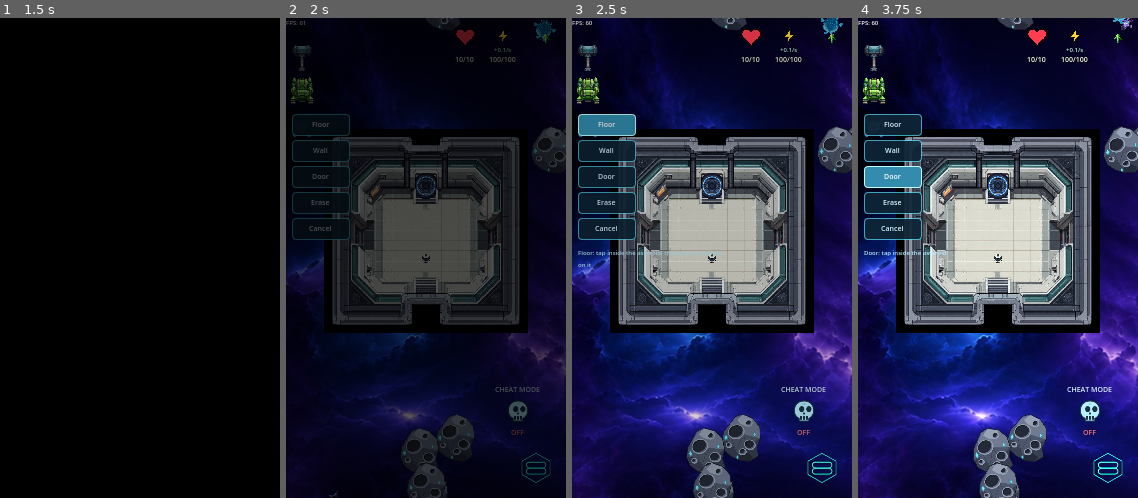
Above: before the commit, frames 1-4 (left to right).
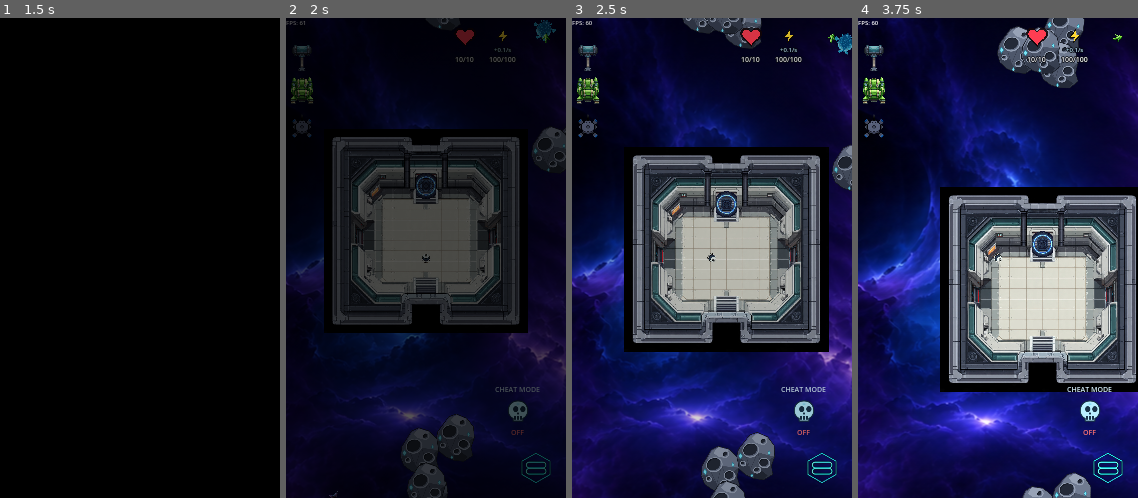
Above: after the commit, the same moments.

Repository: wildane/ShootingStar
Game: Godot game, scene res://scene/main_menu/main_menu.tscn
Same seed, same stepped clock (60 frames per second), same inputs: the game is played once before the commit and once after it.
Inputs (mouse positions are in pixels of both pictures, inside the frame that each line leads up to):
- Up to frame 1 (1.5 s): click "New Game" at 0.5 s; click "New Game" at 1.25 s
- Up to frame 2 (2 s): no input
- Up to frame 3 (2.5 s): click (605, 123) at 2 s, where only the run before the commit has a clickable "Floor"
- Up to frame 4 (3.75 s): click (891, 152) at 2.75 s, where only the run before the commit has a clickable "Wall"; click (891, 176) at 3.5 s, where only the run before the commit has a clickable "Door"

Frame 1 is identical in both runs. In frame 2, 1.1% of the frame differs, in the area x 2-23%, y 20-47%; in frame 3, 38%; in frame 4, 57%, in the area x 0-100%, y 0-100%.
Error after the commit: Parse Error: Cannot infer the type of "jiran" variable because the value doesn't have a set type. (res://scene/level_3/build_system/BuildGrid.gd:367)

Commit message:
Tambah kos besi dan bina/nyahbina tile berasaskan jarak pemain
Setiap wall/floor/door perlu 1 Basic Iron. Letak jadi rancangan hijau, bina satu demi satu bila pemain dekat dan tolak besi bila mula bina. Padam ditanda merah, nyahbina bila pemain dekat dan pulangkan 1 besi.

Diff:
--- a/scene/level_3/build_system/BuildGrid.gd
+++ b/scene/level_3/build_system/BuildGrid.gd
@@ -28,6 +28,16 @@
 const LAYER_ZON_BINA: int = 4
 const JARAK_BUKA_PINTU: float = 22.0
 
+# Pembinaan / nyahbina: tile dirancang (hijau/merah) dahulu, kemudian dibina
+# atau dinyahbina apabila pemain cukup dekat. Setiap tile kos 1 Basic Iron.
+const JARAK_BINA: float = 28.0
+const MASA_BINA: float = 0.9
+const ID_BESI: String = "item_0001"
+const NAMA_BESI: String = "Basic Iron Ore"
+const IKON_BESI: String = "res://scene/Item/0001BasicIronOre/Image_959.png"
+const LALUAN_BESI: String = "res://scene/Item/0001BasicIronOre/0001BasicIronOre.tscn"
+const KOS_BESI: int = 1
+
 # Aset tile: lantai, dinding dan pintu.
 const TEKSTUR_LANTAI: Texture2D = preload("res://scene/level_3/build_system/tile_floor.png")
 const TEKSTUR_DINDING: Texture2D = preload("res://scene/level_3/build_system/tile_wall_atlas.png")
@@ -42,11 +52,17 @@
 # menggerakkan pemain.
 static var mod_aktif: bool = false
 
-var _tile: Dictionary = {}        # Vector2i -> jenis
+var _tile: Dictionary = {}        # Vector2i -> jenis (tile siap dibina)
 var _badan_pintu: Dictionary = {} # Vector2i -> StaticBody2D
 var _pintu_dekat: Dictionary = {} # Vector2i -> bool
 var _zon_lantai: Dictionary = {}  # Vector2i -> Area2D (zon bina perabot)
 var _paun_pintu: Dictionary = {}  # Vector2i -> PintuGrid (paun laluan robot)
+
+# Tile dirancang (belum dibina) dan tanda nyahbina (belum dibuang).
+var _rancang: Dictionary = {}     # Vector2i -> jenis
+var _bina_kemajuan: Dictionary = {} # Vector2i -> float 0..1 (sedang dibina)
+var _padam_tanda: Dictionary = {} # Vector2i -> true (ditanda untuk nyahbina)
+var _padam_kemajuan: Dictionary = {} # Vector2i -> float 0..1 (sedang nyahbina)
 
 var _mod: int = -1
 var _jari: int = -1
@@ -143,11 +159,9 @@
 	for i in range(_butang.size()):
 		_butang[i].set_pressed_no_signal(i == jenis)
 	if jenis == JENIS_ERASE:
-		_label_status.text = "Erase: tap a tile to remove it"
-	elif jenis == JENIS_LANTAI:
-		_label_status.text = "Floor: tap inside the asteroid, then place furniture on it"
+		_label_status.text = "Erase: tap a built tile to mark it. Go near to deconstruct and get 1 Iron back"
 	else:
-		_label_status.text = NAMA_JENIS[jenis] + ": tap inside the asteroid"
+		_label_status.text = NAMA_JENIS[jenis] + ": tap to plan (1 Iron). Go near to build"
 
 func _batal() -> void:
 	_mod = -1
@@ -218,32 +232,55 @@
 		return false
 
 	var jenis := _mod
-	_tile[g] = jenis
-	_bina_kolider(g, jenis)
-	_label_status.text = NAMA_JENIS[jenis] + " placed"
+	_rancang[g] = jenis
+	_bina_kemajuan.erase(g)
+	_label_status.text = NAMA_JENIS[jenis] + " planned (1 Iron)"
 	queue_redraw()
 	return true
 
 # Buang tile (dan kolidernya) dari grid. Boleh dipanggil terus untuk ujian.
 func padam(g: Vector2i) -> bool:
-	if not _tile.has(g):
-		_label_status.text = "Nothing to erase here"
-		return false
-	_buang_tile(g)
-	_label_status.text = "Tile erased"
-	queue_redraw()
-	return true
+	# Batal rancangan: jika pembinaan sudah bermula, pulangkan bahan.
+	if _rancang.has(g):
+		var sedang_bina := _bina_kemajuan.has(g)
+		_rancang.erase(g)
+		_bina_kemajuan.erase(g)
+		if sedang_bina:
+			_pulangkan_besi()
+			_label_status.text = "Plan cancelled (+1 Iron)"
+		else:
+			_label_status.text = "Plan cancelled"
+		queue_redraw()
+		return true
+	# Tanda tile siap untuk nyahbina.
+	if _tile.has(g):
+		if _padam_tanda.has(g):
+			_label_status.text = "Already marked for deconstruction"
+			return false
+		_padam_tanda[g] = true
+		_padam_kemajuan.erase(g)
+		_label_status.text = "Marked for deconstruction. Go near to recover 1 Iron"
+		queue_redraw()
+		return true
+	_label_status.text = "Nothing to erase here"
+	return false
 
 # Buang semua tile: dipakai sebelum memuat semula grid dari fail simpanan.
 func kosongkan() -> void:
-	for g in _tile.keys():
+	for g in _tile.keys().duplicate():
 		_buang_tile(g)
 	_tile.clear()
-	queue_redraw()
-
-# Buang satu tile sahaja (tanpa sentuh teks status).
+	_rancang.clear()
+	_bina_kemajuan.clear()
+	_padam_tanda.clear()
+	_padam_kemajuan.clear()
+	queue_redraw()
+
+# Buang satu tile siap sahaja (tanpa sentuh teks status).
 func _buang_tile(g: Vector2i) -> void:
 	_tile.erase(g)
+	_padam_tanda.erase(g)
+	_padam_kemajuan.erase(g)
 	var badan: StaticBody2D = _badan_pintu.get(g, null)
 	if badan == null:
 		badan = get_node_or_null("Grid_%d_%d" % [g.x, g.y]) as StaticBody2D
@@ -263,12 +300,24 @@
 # ==========================================
 # SIMPAN / MUAT TILE
 # ==========================================
-# Semua tile (lantai, dinding, pintu) disimpan sebagai senarai koordinat grid.
+# Semua tile siap dan rancangan disimpan sebagai senarai koordinat grid.
 func dapatkan_data_save() -> Dictionary:
 	var senarai: Array = []
 	for g in _tile:
 		senarai.append({"x": g.x, "y": g.y, "jenis": int(_tile[g])})
-	return {"tiles": senarai}
+	var senarai_rancang: Array = []
+	for g in _rancang:
+		var entri: Dictionary = {"x": g.x, "y": g.y, "jenis": int(_rancang[g])}
+		if _bina_kemajuan.has(g):
+			entri["kemajuan"] = float(_bina_kemajuan[g])
+		senarai_rancang.append(entri)
+	var senarai_padam: Array = []
+	for g in _padam_tanda:
+		var entri_padam: Dictionary = {"x": g.x, "y": g.y}
+		if _padam_kemajuan.has(g):
+			entri_padam["kemajuan"] = float(_padam_kemajuan[g])
+		senarai_padam.append(entri_padam)
+	return {"tiles": senarai, "rancang": senarai_rancang, "padam_tanda": senarai_padam}
 
 # Bina semula tile dari fail simpanan. Grid dikosongkan dahulu supaya tiada
 # tile berganda kalau fungsi ini dipanggil dua kali.
@@ -284,17 +333,39 @@
 		var g := Vector2i(int(item.get("x", 0)), int(item.get("y", 0)))
 		_tile[g] = jenis
 		_bina_kolider(g, jenis)
+	# Pulihkan tanda nyahbina (hanya untuk tile siap yang wujud).
+	for item in data.get("padam_tanda", []):
+		if typeof(item) != TYPE_DICTIONARY:
+			continue
+		var g := Vector2i(int(item.get("x", 0)), int(item.get("y", 0)))
+		if _tile.has(g):
+			_padam_tanda[g] = true
+			if item.has("kemajuan"):
+				_padam_kemajuan[g] = clampf(float(item.get("kemajuan", 0.0)), 0.0, 0.99)
+	# Pulihkan rancangan (hanya sel kosong di atas asteroid).
+	for item in data.get("rancang", []):
+		if typeof(item) != TYPE_DICTIONARY:
+			continue
+		var jenis := int(item.get("jenis", JENIS_LANTAI))
+		if jenis < JENIS_LANTAI or jenis > JENIS_PINTU:
+			continue
+		var g := Vector2i(int(item.get("x", 0)), int(item.get("y", 0)))
+		if not _tile.has(g) and not _rancang.has(g):
+			_rancang[g] = jenis
+			if item.has("kemajuan"):
+				_bina_kemajuan[g] = clampf(float(item.get("kemajuan", 0.0)), 0.0, 0.99)
 	queue_redraw()
 
 func boleh_bina(g: Vector2i) -> bool:
-	if _tile.has(g):
+	if _tile.has(g) or _rancang.has(g):
 		return false
 	if not _atas_asteroid(_tengah_sel(g)):
 		return false
-	if _tile.is_empty():
+	if _tile.is_empty() and _rancang.is_empty():
 		return true
 	for arah in [Vector2i(0, -1), Vector2i(0, 1), Vector2i(-1, 0), Vector2i(1, 0)]:
-		if _tile.has(g + arah):
+		var jiran := g + arah
+		if _tile.has(jiran) or _rancang.has(jiran):
 			return true
 	return false
 
@@ -369,17 +440,158 @@
 	add_child(zon)
 	_zon_lantai[g] = zon
 
+# ==========================================
+# PEMBINAAN / NYAHBINA BERASASKAN JARAK
+# ==========================================
+func _ada_besi() -> bool:
+	var inv = get_node_or_null("/root/InventoryManager")
+	return inv != null and inv.bilangan_item(ID_BESI) >= KOS_BESI
+
+func _tolak_besi() -> bool:
+	var inv = get_node_or_null("/root/InventoryManager")
+	return inv != null and inv.tolak_item(ID_BESI, KOS_BESI)
+
+func _pulangkan_besi() -> void:
+	var inv = get_node_or_null("/root/InventoryManager")
+	if inv == null:
+		return
+	var ikon_tex: Texture2D = null
+	if ResourceLoader.exists(IKON_BESI):
+		ikon_tex = load(IKON_BESI)
+	inv.tambah_item({
+		"id": ID_BESI,
+		"nama": NAMA_BESI,
+		"ikon": ikon_tex,
+		"scene_path": LALUAN_BESI,
+	})
+
+func _pemain_dekat(g: Vector2i, pos_pemain: Vector2) -> bool:
+	return pos_pemain.x < INF \
+		and pos_pemain.distance_to(to_global(_tengah_sel(g))) <= JARAK_BINA
+
+func _kemas_kini_pembinaan(delta: float, pos_pemain: Vector2) -> void:
+	if _rancang.is_empty():
+		return
+	# Bina satu demi satu: jika ada binaan bermula, hanya sambung bila pemain dekat.
+	var ada_bermula := not _bina_kemajuan.is_empty()
+	var sasaran: Vector2i = Vector2i.ZERO
+	var ada_sasaran := false
+	var jarak_terbaik := INF
+	var sudah_bermula := false
+
+	for g in _rancang.keys():
+		var bermula := _bina_kemajuan.has(g)
+		if ada_bermula and not bermula:
+			continue
+		if not _pemain_dekat(g, pos_pemain):
+			continue
+		if bermula:
+			sasaran = g
+			ada_sasaran = true
+			sudah_bermula = true
+			break
+		var jarak := pos_pemain.distance_to(to_global(_tengah_sel(g)))
+		if jarak < jarak_terbaik:
+			jarak_terbaik = jarak
+			sasaran = g
+			ada_sasaran = true
+
+	if not ada_sasaran:
+		# Tiada yang dalam jarak / binaan bermula sedang menunggu pemain kembali.
+		return
+
+	# Mula binaan: tolak bahan sekarang.
+	if not sudah_bermula:
+		if not _ada_besi():
+			_label_status.text = "Need 1 Basic Iron to build " + NAMA_JENIS[int(_rancang[sasaran])]
+			return
+		if not _tolak_besi():
+			return
+		_bina_kemajuan[sasaran] = 0.0
+		_label_status.text = "Constructing " + NAMA_JENIS[int(_rancang[sasaran])] + "..."
+
+	_bina_kemajuan[sasaran] = float(_bina_kemajuan.get(sasaran, 0.0)) + delta / MASA_BINA
+	queue_redraw()
+	if float(_bina_kemajuan[sasaran]) < 1.0:
+		return
+
+	# Siap dibina: jadikan tile sebenar.
+	var jenis := int(_rancang[sasaran])
+	_rancang.erase(sasaran)
+	_bina_kemajuan.erase(sasaran)
+	_tile[sasaran] = jenis
+	_bina_kolider(sasaran, jenis)
+	_label_status.text = NAMA_JENIS[jenis] + " built"
+	queue_redraw()
+
+func _kemas_kini_nyahbina(delta: float, pos_pemain: Vector2) -> void:
+	if _padam_tanda.is_empty():
+		return
+	var ada_bermula := not _padam_kemajuan.is_empty()
+	var sasaran: Vector2i = Vector2i.ZERO
+	var ada_sasaran := false
+	var jarak_terbaik := INF
+	var sudah_bermula := false
+
+	for g in _padam_tanda.keys().duplicate():
+		if not _tile.has(g):
+			_padam_tanda.erase(g)
+			_padam_kemajuan.erase(g)
+			continue
+		var bermula := _padam_kemajuan.has(g)
+		if ada_bermula and not bermula:
+			continue
+		if not _pemain_dekat(g, pos_pemain):
+			continue
+		if bermula:
+			sasaran = g
+			ada_sasaran = true
+			sudah_bermula = true
+			break
+		var jarak := pos_pemain.distance_to(to_global(_tengah_sel(g)))
+		if jarak < jarak_terbaik:
+			jarak_terbaik = jarak
+			sasaran = g
+			ada_sasaran = true
+
+	if not ada_sasaran:
+		return
+
+	if not sudah_bermula:
+		_padam_kemajuan[sasaran] = 0.0
+		_label_status.text = "Deconstructing " + NAMA_JENIS[int(_tile[sasaran])] + "..."
+
+	_padam_kemajuan[sasaran] = float(_padam_kemajuan.get(sasaran, 0.0)) + delta / MASA_BINA
+	queue_redraw()
+	if float(_padam_kemajuan[sasaran]) < 1.0:
+		return
+
+	# Siap nyahbina: buang tile dan pulangkan bahan.
+	var jenis := int(_tile.get(sasaran, JENIS_LANTAI))
+	_buang_tile(sasaran)
+	_pulangkan_besi()
+	_label_status.text = NAMA_JENIS[jenis] + " deconstructed (+1 Iron)"
+	queue_redraw()
+
 # Pintu terbuka (kolider dimatikan) bila pemain ATAU robot pekerja berada
-# dekat, supaya robot boleh masuk dan keluar bilik yang dibina pemain.
-func _physics_process(_delta: float) -> void:
+# dekat. Tile dirancang dibina satu demi satu apabila pemain dekat; tile yang
+# ditanda nyahbina dipadam satu demi satu dan bahan dipulangkan.
+func _physics_process(delta: float) -> void:
+	var pemain := get_tree().get_first_node_in_group("Player") as Node2D
+	var pos_pemain := Vector2(INF, INF)
+	if pemain != null and is_instance_valid(pemain):
+		pos_pemain = pemain.global_position
+
+	_kemas_kini_pembinaan(delta, pos_pemain)
+	_kemas_kini_nyahbina(delta, pos_pemain)
+
 	if _badan_pintu.is_empty():
 		return
-	var pemain := get_tree().get_first_node_in_group("Player") as Node2D
 	var robot := get_tree().get_nodes_in_group("RobotPekerja")
 	for g in _badan_pintu:
 		var pusat := to_global(_tengah_sel(g))
-		var dekat: bool = pemain != null and is_instance_valid(pemain) \
-			and pemain.global_position.distance_to(pusat) <= JARAK_BUKA_PINTU
+		var dekat: bool = pos_pemain.x < INF \
+			and pos_pemain.distance_to(pusat) <= JARAK_BUKA_PINTU
 		if not dekat:
 			for nod in robot:
 				if nod is Node2D and is_instance_valid(nod) \
@@ -426,9 +638,50 @@
 				if terbuka:
 					draw_rect(rect, Color(0.5, 1.0, 1.0, 0.5), false, 1.0)
 
+		# Tanda nyahbina: overlay merah + bar kemajuan.
+		if _padam_tanda.has(g):
+			var kemajuan := float(_padam_kemajuan.get(g, 0.0))
+			draw_rect(rect, Color(1.0, 0.25, 0.2, 0.28))
+			draw_rect(rect, Color(1.0, 0.35, 0.25, 0.9), false, 1.5)
+			if kemajuan > 0.0:
+				var isi := Rect2(rect.position.x + 1, rect.end.y - 4, (rect.size.x - 2) * clampf(kemajuan, 0.0, 1.0), 3)
+				draw_rect(Rect2(rect.position.x + 1, rect.end.y - 4, rect.size.x - 2, 3), Color(0.15, 0.05, 0.05, 0.8))
+				draw_rect(isi, Color(1.0, 0.45, 0.35, 0.95))
+
+	# Tile dirancang (belum dibina): hijau + bar kemajuan pembinaan.
+	for g in _rancang:
+		var rect := Rect2(Vector2(g) * SAIZ_SEL, saiz)
+		var jenis := int(_rancang[g])
+		var kemajuan := float(_bina_kemajuan.get(g, 0.0))
+		var alfa := 0.45 + kemajuan * 0.35
+		match jenis:
+			JENIS_LANTAI:
+				draw_texture_rect(TEKSTUR_LANTAI, rect, false, Color(0.45, 1.0, 0.55, alfa))
+			JENIS_DINDING:
+				var topeng := _topeng_dinding_rancang(g)
+				var jubin := Rect2(
+					Vector2(float(topeng % 4), float(topeng / 4)) * SAIZ_JUBIN_DINDING,
+					Vector2(SAIZ_JUBIN_DINDING, SAIZ_JUBIN_DINDING))
+				draw_texture_rect_region(TEKSTUR_DINDING, rect, jubin, Color(0.45, 1.0, 0.55, alfa))
+			JENIS_PINTU:
+				var menegak: bool = _jiran_jenis_rancang_atau_bina(g, Vector2i(0, -1), JENIS_DINDING) \
+					and _jiran_jenis_rancang_atau_bina(g, Vector2i(0, 1), JENIS_DINDING)
+				var warna := Color(0.45, 1.0, 0.55, alfa)
+				if menegak:
+					draw_set_transform(rect.get_center(), PI * 0.5, Vector2.ONE)
+					draw_texture_rect(TEKSTUR_PINTU, Rect2(-saiz * 0.5, saiz), false, warna)
+					draw_set_transform(Vector2.ZERO, 0.0, Vector2.ONE)
+				else:
+					draw_texture_rect(TEKSTUR_PINTU, rect, false, warna)
+		draw_rect(rect, Color(0.4, 1.0, 0.5, 0.85), false, 1.5)
+		if kemajuan > 0.0:
+			draw_rect(Rect2(rect.position.x + 1, rect.end.y - 4, rect.size.x - 2, 3), Color(0.05, 0.15, 0.05, 0.8))
+			var isi := Rect2(rect.position.x + 1, rect.end.y - 4, (rect.size.x - 2) * clampf(kemajuan, 0.0, 1.0), 3)
+			draw_rect(isi, Color(0.45, 1.0, 0.55, 0.95))
+
 	if _ada_hantu and _mod >= 0:
 		var rect := Rect2(Vector2(_hantu) * SAIZ_SEL, saiz)
-		var sah: bool = _tile.has(_hantu) if _mod == JENIS_ERASE else boleh_bina(_hantu)
+		var sah: bool = _boleh_padam_hantu(_hantu) if _mod == JENIS_ERASE else boleh_bina(_hantu)
 		var warna := Color(1.0, 0.42, 0.32, 0.35) if _mod == JENIS_ERASE and sah \
 			else (Color(0.4, 1.0, 0.6, 0.30) if sah else Color(1.0, 0.35, 0.35, 0.30))
 		draw_rect(rect, warna)
@@ -449,8 +702,12 @@
 func _jiran_jenis(g: Vector2i, arah: Vector2i, jenis: int) -> bool:
 	return int(_tile.get(g + arah, -1)) == jenis
 
-# Bitmask jiran dinding: pintu dikira sebagai sambungan dinding supaya tile
-# di sebelah pintu tidak melukis rim dan nampak bersambung.
+func _jiran_jenis_rancang_atau_bina(g: Vector2i, arah: Vector2i, jenis: int) -> bool:
+	var jiran := g + arah
+	return int(_tile.get(jiran, -1)) == jenis or int(_rancang.get(jiran, -1)) == jenis
+
+# Bitmask jiran dinding: pintu dan rancangan dinding/pintu dikira sebagai
+# sambungan supaya rim tidak putus semasa merancang atau selepas dibina.
 func _topeng_dinding(g: Vector2i) -> int:
 	var topeng := 0
 	var arah_bit := [
@@ -460,7 +717,16 @@
 		[Vector2i(-1, 0), 8],
 	]
 	for pasangan in arah_bit:
-		var j: int = int(_tile.get(g + pasangan[0], -1))
+		var jiran := g + pasangan[0]
+		var j: int = int(_tile.get(jiran, -1))
+		if j == -1:
+			j = int(_rancang.get(jiran, -1))
 		if j == JENIS_DINDING or j == JENIS_PINTU:
 			topeng |= int(pasangan[1])
 	return topeng
+
+func _topeng_dinding_rancang(g: Vector2i) -> int:
+	return _topeng_dinding(g)
+
+func _boleh_padam_hantu(g: Vector2i) -> bool:
+	return _rancang.has(g) or (_tile.has(g) and not _padam_tanda.has(g))
